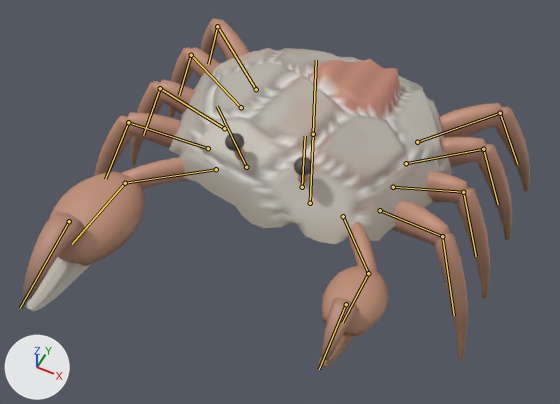
Two versions of the glTF model assets/creatures/reef_crab/reef_crab.glb, one commit apart.
Both versions are drawn from a 50 mm lens placed at (0.87, -2.02, 2.46), pointed at (-0.01, -0.27, 0.27). Arrows for +X, +Y and +Z are at lower left; the lights stay in place. The first picture is the older version. The bones that bend it are drawn over the model as lines.

The first picture shows 'reef_crab'.
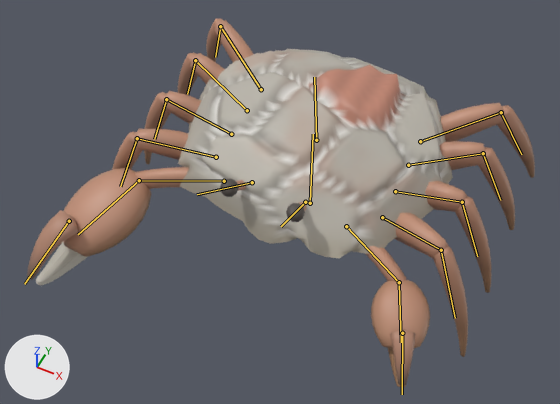
The newer file adds an action. The first version stands in its rest pose; the second is drawn at frame 4 of the action 'hit_b'.

What the commit changed:
Bone 'body' (bone_body) moves from (0.0, 0.0, 0.0) to (0.0, -0.066, -0.04).
Bone 'body' (bone_body) turns from (0, 0, 0) to (8, 0, 0) degrees about its own x, y and z.
Bone 'eye_l' (bone_eye_l) turns from (0, 0, 0) to (32, 5, -4) degrees about its own x, y and z.
Bone 'eye_r' (bone_eye_r) turns from (0, 0, 0) to (32, -5, 4) degrees about its own x, y and z.
Bone 'crusher_arm' (bone_crusher_arm) turns from (0, 0, 0) to (-15, -12, -17) degrees about its own x, y and z.
Bone 'cutter_arm' (bone_cutter_arm) turns from (0, 0, 0) to (-18, 12, 15) degrees about its own x, y and z.

Pixel boxes (x1, y1, x2, y2) of what changed, in the pictures (560 x 404 px):
'reef_crab', posed: before (22, 18, 530, 367); after (27, 19, 535, 387)
bone 'body', root to tip: before (313, 134) to (316, 60); after (316, 140) to (314, 77)
bone 'eye_l', root to tip: before (302, 187) to (305, 136); after (305, 202) to (281, 226)
bone 'eye_r', root to tip: before (246, 167) to (217, 106); after (252, 182) to (197, 194)
bone 'crusher_arm', root to tip: before (216, 169) to (125, 183); after (224, 181) to (139, 180)
bone 'cutter_arm', root to tip: before (343, 216) to (368, 273); after (346, 226) to (399, 282)
